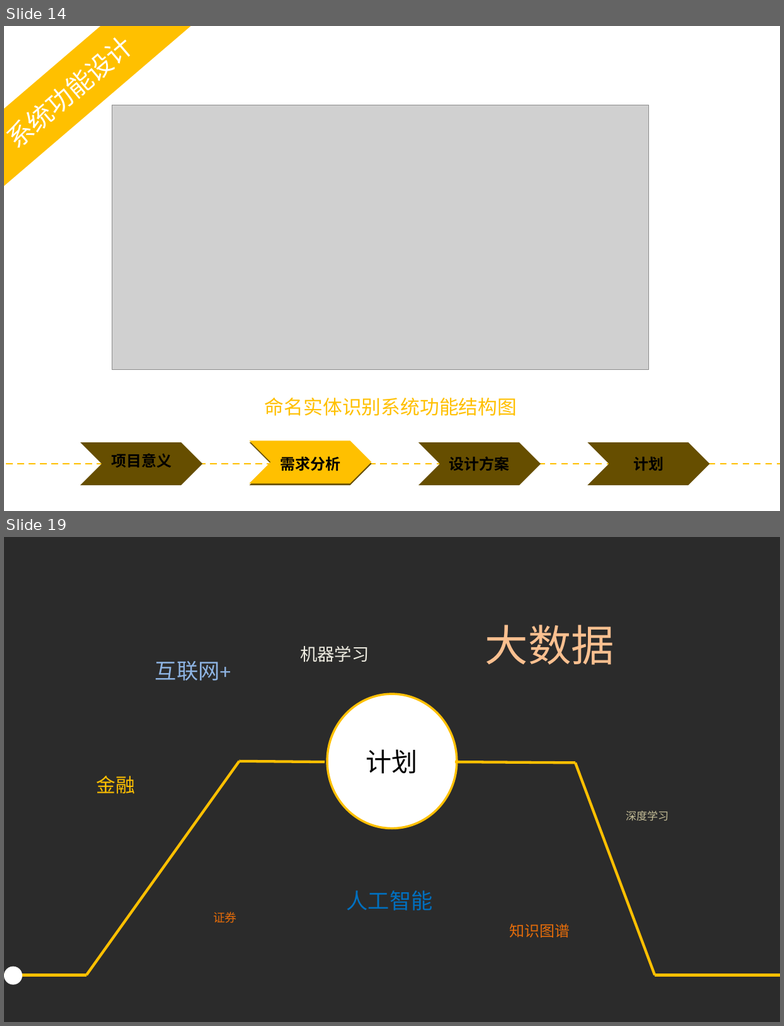
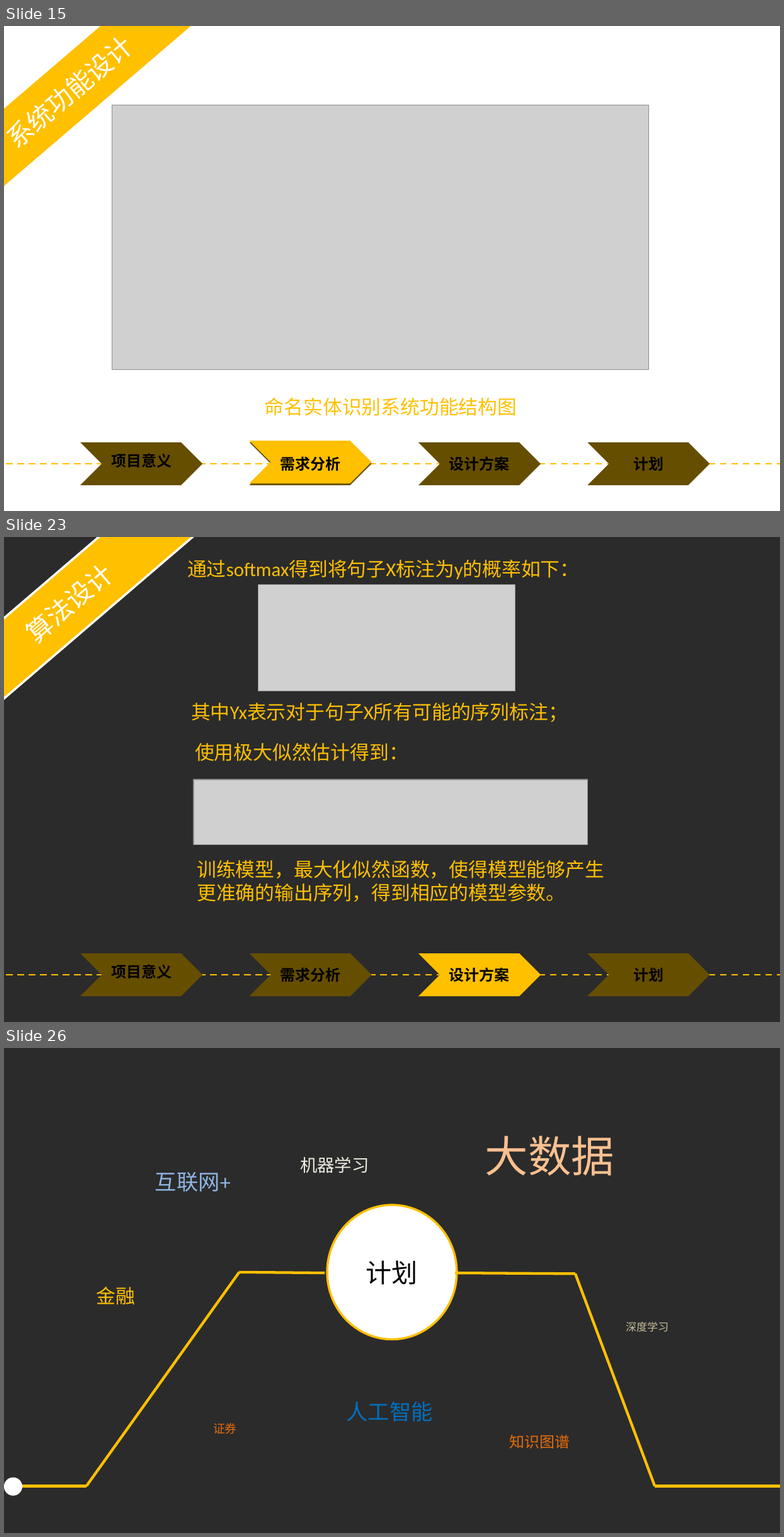
Before and after one commit to yyHaker/NamedEntityRecognition, a slide deck: files/report/projectreport/PPT模板/毕业答辩——yyhaker.pptx. Shown one above the other, each under a label of ours: slides 14 and 19 before the commit, slides 15, 23 and 26 after it; the slides between them are not shown. The pictures are 784x1026 and 784x1537 pixels, drawn with LibreOffice and Linux fonts; fonts in the diff are those of the drawing; grey boxes stand for pictures; background and template pictures are left out; a plain dark background stands for a picture behind light text. Boxes give left, top, right and bottom in pixels: in the first picture for what was removed or moved away, otherwise in the second. Text is boxed around its words. In the diff, an @@ line names an element or a change of style, - is before the commit and + after.

```diff
--- a/files/report/projectreport/PPT模板/毕业答辩——yyhaker.pptx
+++ b/files/report/projectreport/PPT模板/毕业答辩——yyhaker.pptx
@@ slide 23 added at bbox=[4, 537, 780, 1022], background picture (left out) @@
@@ rectangle added at bbox=[4, 537, 205, 725], fill #FFC000, outline #FFFFFF 2 pt, 24 pt, text #FFFFFF @@
+算法设计
@@ text added at bbox=[187, 560, 579, 579], 18 pt, text #FFC000 @@
+通过softmax得到将句子X标注为y的概率如下：
@@ picture added at bbox=[258, 585, 516, 691] @@
@@ text added at bbox=[191, 703, 568, 722], 18 pt, text #FFC000 @@
+其中Yx表示对于句子X所有可能的序列标注；
@@ text added at bbox=[195, 743, 408, 761], 18 pt, text #FFC000 @@
+使用极大似然估计得到：
@@ picture added at bbox=[194, 779, 587, 844] @@
@@ text added at bbox=[197, 860, 604, 902], 18 pt, text #FFC000 @@
+训练模型，最大化似然函数，使得模型能够产生更准确的输出序列，得到相应的模型参数。
@@ chevron added at bbox=[80, 954, 202, 996], fill #664E00 @@
@@ text added at bbox=[111, 964, 172, 979], 14 pt, text #000000, bold @@
+项目意义
@@ chevron added at bbox=[249, 954, 371, 996], fill #664E00 @@
@@ text added at bbox=[281, 968, 341, 982], 14 pt, text #000000, bold @@
+需求分析
@@ chevron added at bbox=[419, 954, 540, 996], fill #664E00 @@
@@ chevron added at bbox=[419, 954, 540, 996], fill #FFC000 @@
@@ text added at bbox=[449, 967, 510, 982], 14 pt, text #000000, bold @@
+设计方案
@@ chevron added at bbox=[587, 954, 710, 996], fill #664E00 @@
@@ text added at bbox=[633, 968, 664, 982], 14 pt, text #000000, bold @@
+计划
@@ line added from (4, 975) to (780, 975), #FFC000 1.5 pt dashed @@
@@ what was slide 14 is now slide 15 @@
@@ what was slide 19 is now slide 26 @@
```
Also in this commit, not shown: 9 slides changed, 9 other slides added, 7 other files.
